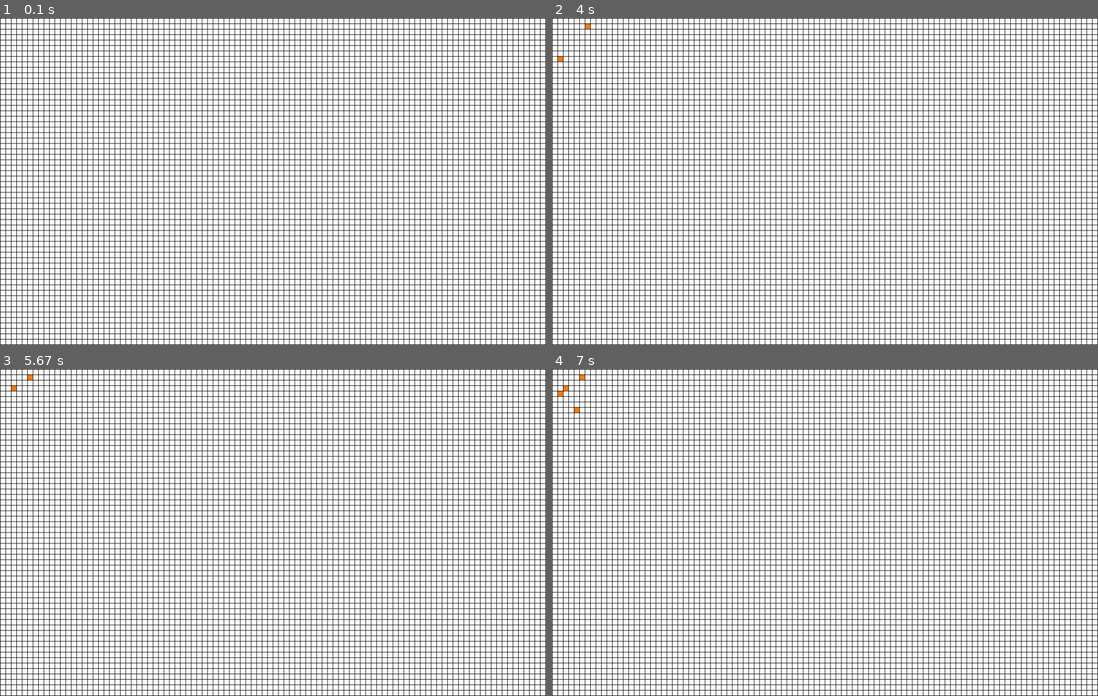
Above: before the commit, frames 1-4 (two rows, left to right).
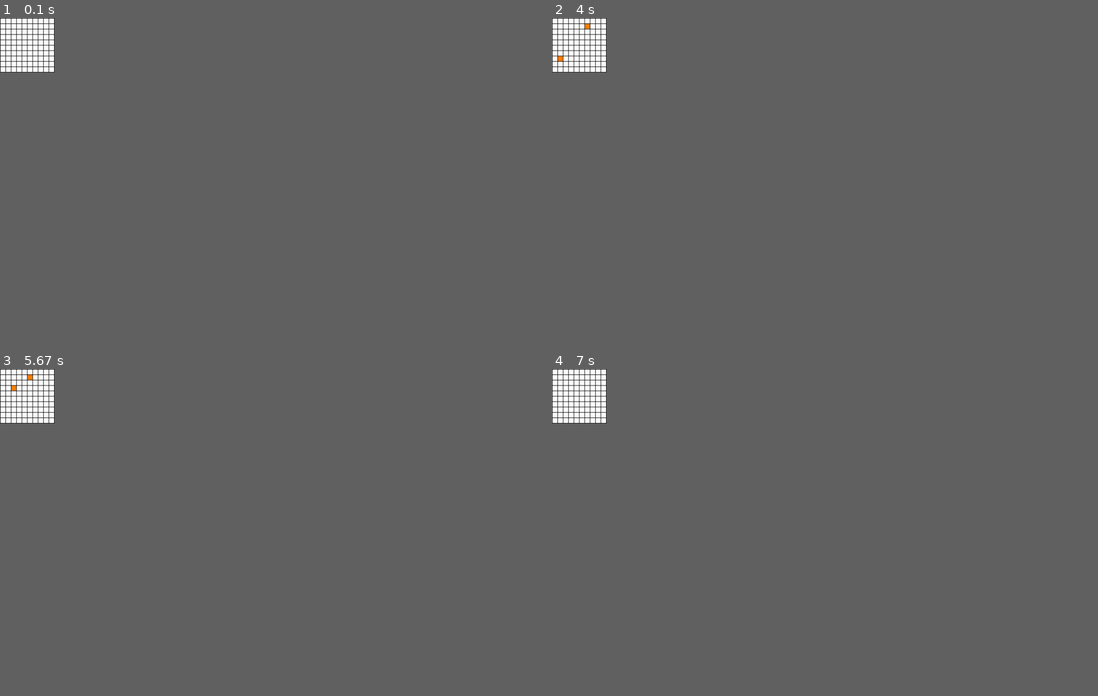
Above: after the commit, the same moments.

Repository: mikekutzma/pygame_games
Game: pygame game, started from life.py
Same seed, same stepped clock (60 frames per second), same inputs: the game is played once before the commit and once after it.
Inputs (mouse positions are in pixels of both pictures, inside the frame that each line leads up to):
- Up to frame 1 (0.1 s): no input
- Up to frame 2 (4 s): tap Space at 0.33, 1.5 s; click (579, 47) at 0.77 s; hold R 1-1.47 s; hold Up 1-1.47 s; hold Backspace 2.83-3.3 s; hold Up 2.83-3.3 s; click (562, 57) at 3.4 s; click (584, 24) at 3.73 s
- Up to frame 3 (5.67 s): click (49, 414) at 4.07 s; click (32, 401) at 4.4 s; tap Space at 4.67 s; click (27, 378) at 5.08 s; click (16, 385) at 5.4 s
- Up to frame 4 (7 s): click (557, 395) at 5.73 s; click (573, 411) at 6.07 s; hold R 6.33-6.7 s; hold Up 6.33-6.7 s
In our replay, the window is 900x540 before the commit and 90x90 after it. These sizes can differ from the game's own. Grey fills any space a smaller window leaves; there, only what the larger window draws over its background counts as a difference.

The runs differ from the first frame. In frame 1, 36% of the frame differs, in the area x 0-100%, y 0-100%; in frame 2, 36%; in frame 3, 36%; in frame 4, 36%.

Commit message:
use numpy to simplify updates

Diff:
--- a/life.py
+++ b/life.py
@@ -3,16 +3,18 @@
 import pygame
 import random
 import time
+import numpy as np
+import math
 
-black = 	[0, 0, 0	]
-white = 	[255, 255, 255	]
-green  = 	[0, 255, 0  	]
-red = 		[255, 0, 0      ]
-blue = 		[0, 0, 255     	]
-yellow = 	[255, 255, 0	]
-pink = 		[255, 0, 127	]
-orange = 	[255, 128, 0	]
-purple = 	[102, 0, 204	]
+black =         [0, 0, 0        ]
+white =         [255, 255, 255  ]
+green  =        [0, 255, 0      ]
+red =           [255, 0, 0      ]
+blue =          [0, 0, 255      ]
+yellow =        [255, 255, 0    ]
+pink =          [255, 0, 127    ]
+orange =        [255, 128, 0    ]
+purple =        [102, 0, 204    ]
 
 
 pygame.init()
@@ -28,8 +30,8 @@
 speed = 5.0
 inc = 1.0
 
-numrows = 60
-numcols = 100
+numrows = 10
+numcols = 10
 
 sizevert = margin + ((margin + height) * numrows)
 sizehorz = margin + ((margin + width) * numcols)
@@ -41,17 +43,32 @@
 
 clock = pygame.time.Clock()
 
-grid = []
-for row in range(numrows):
-	grid.append([])
-	for column in range(numcols):
-		grid[row].append(0)
-gridaux = []
-for row in range(numrows):
-	gridaux.append([])
-	for column in range(numcols):
-		gridaux[row].append(0)
+def grid_init_blank():
+    grid = np.zeros((numrows,numcols))
+    return grid
 
+def grid_init_rand():
+    grid = np.random.random((numrows,numcols))
+    return grid
+
+def get_neighbors(grid,x,y):
+    nbrs = grid[max(0,x-1):min(numrows,x+2),max(0,y-1):min(numcols,y+2)]
+    total = np.sum(nbrs) - grid[x][y]
+    return total
+
+def step(x,n):
+    if(x==0):
+        if(n==gen):
+            return 1
+    elif(x==1):
+        if((n>iso) & (n<ovrc)):
+            return 1
+    else:
+        return -1
+    return 0
+
+grid = grid_init_blank()
+gridaux = grid_init_blank()
 
 done = False
 play = False
@@ -61,9 +78,8 @@
         if event.type == pygame.QUIT:
             done = True
         if event.type == pygame.MOUSEBUTTONDOWN:
-            grid[x][y] +=1
-            if grid[x][y] == 2:
-                grid[x][y] = 0
+            grid[x][y] = (grid[x][y]+1)%2
+            get_neighbors(grid,x,y)
         if event.type == pygame.KEYDOWN:
             if event.key == pygame.K_ESCAPE:
                 done = True
@@ -78,50 +94,17 @@
             if event.key == pygame.K_SPACE:
                 play = (play==False)
             if event.key == pygame.K_BACKSPACE:
-                for row in range(numrows):
-                    for column in range(numcols):
-                        grid[row][column] = 0
+                grid = grid_init_blank()
+                gridaux = grid_init_blank()
+            if event.key == pygame.K_r:
+                grid = grid_init_rand()
+                gridaux = grid_init_blank()
     if play == True:
-        for row in range(numrows):
-            for column in range(numcols):
-                sum = 0
-                if row > 0:
-                    if column > 0:
-                        if grid[row-1][column-1] == 1:
-                            sum = sum+1
-                    if column < numcols-1:
-                        if grid[row-1][column+1] == 1:
-                            sum = sum+1
-                    if grid[row-1][column] == 1:
-                        sum = sum+1
-                if row < numrows-1:
-                    if column > 0:
-                        if grid[row+1][column-1] == 1:
-                            sum = sum+1
-                    if column < numcols-1:
-                        if grid[row+1][column+1] == 1:
-                            sum = sum+1
-                    if grid[row+1][column] == 1:
-                        sum = sum+1
-                if column > 0:
-                    if grid[row][column-1] == 1:
-                        sum = sum+1
-                if column < numcols-1:
-                    if grid[row][column+1] == 1:
-                        sum = sum+1
-                if grid[row][column] == 1:
-                    if sum <= iso or sum >= ovrc:
-                        gridaux[row][column] = 0
-                    elif sum > iso and sum < ovrc:
-                        gridaux[row][column] = 1
-                if grid[row][column] == 0:
-                    if sum != gen:
-                        gridaux[row][column] = 0
-                    elif sum == gen:
-                        gridaux[row][column] = 1
-        for row in range(numrows):
-            for column in range(numcols):
-                grid[row][column] = gridaux[row][column]
+        for r in range(numrows):
+            for c in range(numcols):
+                n = get_neighbors(grid,r,c)
+                gridaux[r][c] = step(grid[r][c],n)
+        grid = gridaux.copy()
         time.sleep(1.0/speed)
 
 
